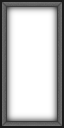
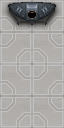
Before/after of a 64×128 layered artwork. What changed in the layer stack:
added layer "doodads" above "Ebene 2" over left=0, top=0, right=64, bottom=33
hid "Ebene 2", moved it above "Floor" over left=0, top=0, right=64, bottom=128
showed "Floor" over left=0, top=0, right=64, bottom=128
